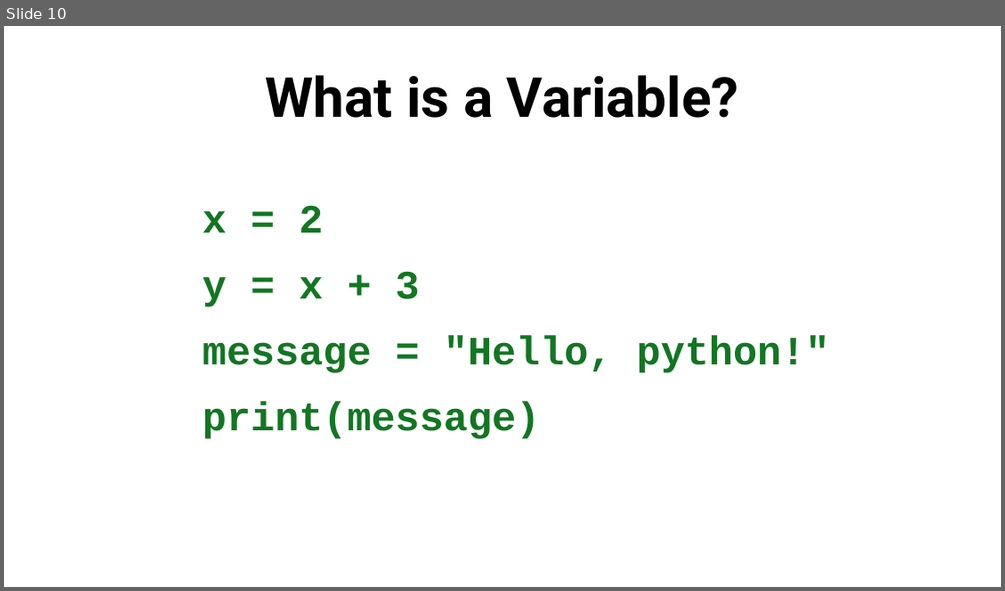
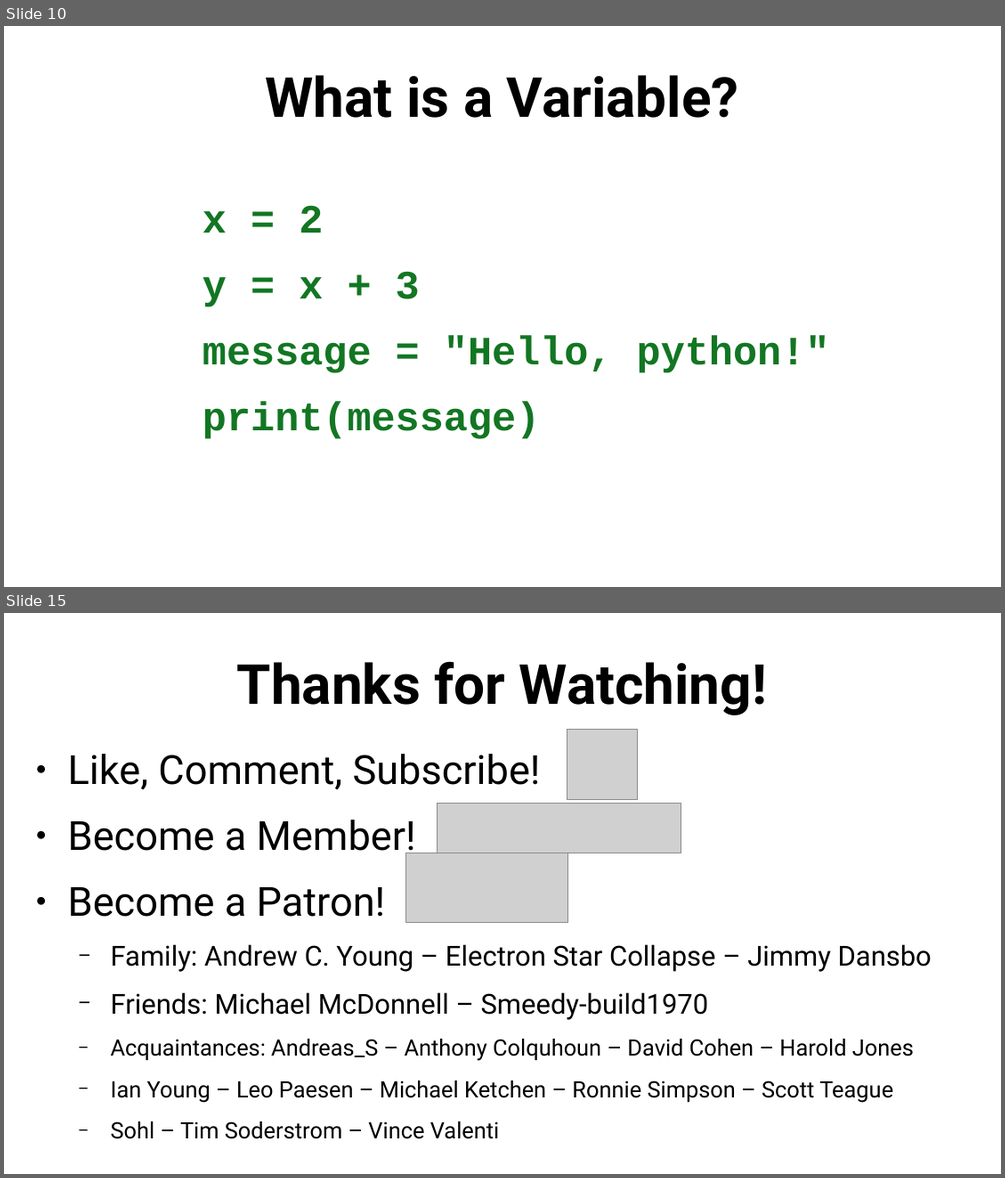
Before and after one commit to SlithyMatt/python-tutorial, a slide deck: lesson1/python101_lesson1_slides.odp. Shown one above the other, each under a label of ours: slide 10 before the commit, slides 10 and 15 after it; the slides between them are not shown. The pictures are 1005x591 and 1005x1178 pixels, drawn with LibreOffice and Linux fonts; fonts in the diff are those of the drawing; grey boxes stand for pictures. Boxes give left, top, right and bottom in pixels: in the first picture for what was removed or moved away, otherwise in the second. Text is boxed around its words. In the diff, an @@ line names an element or a change of style, - is before the commit and + after.

```diff
--- a/lesson1/python101_lesson1_slides.odp
+++ b/lesson1/python101_lesson1_slides.odp
@@ slide 15 added at [4, 613, 1001, 1174], background #FFFFFF @@
@@ title added at [237, 661, 767, 715], 44 pt, text #000000, bold @@
+Thanks for Watching!
@@ picture added at [566, 729, 637, 799] @@
@@ text added at [68, 754, 931, 1139], 18 pt, text #000000 @@
+● Like, Comment, Subscribe!
+● Become a Member!
+● Become a Patron!
+  − Family: Andrew C. Young – Electron Star Collapse – Jimmy Dansbo
+  − Friends: Michael McDonnell – Smeedy-build1970
+  − Acquaintances: Andreas_S – Anthony Colquhoun – David Cohen – Harold Jones
+  − Ian Young – Leo Paesen – Michael Ketchen – Ronnie Simpson – Scott Teague
+  − Sohl – Tim Soderstrom – Vince Valenti
@@ picture added at [437, 803, 681, 853] @@
@@ picture added at [406, 853, 568, 923] @@
```
Also in this commit, not shown: 1 slide changed, 3 other slides added, 1 other file.
